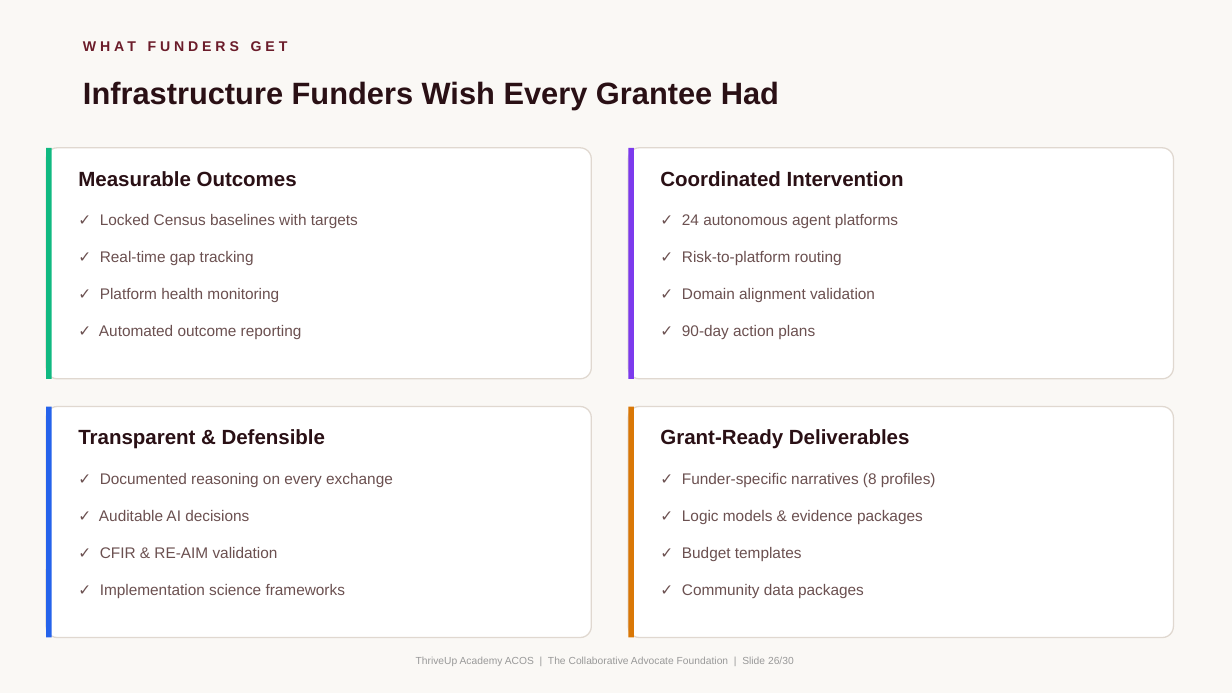
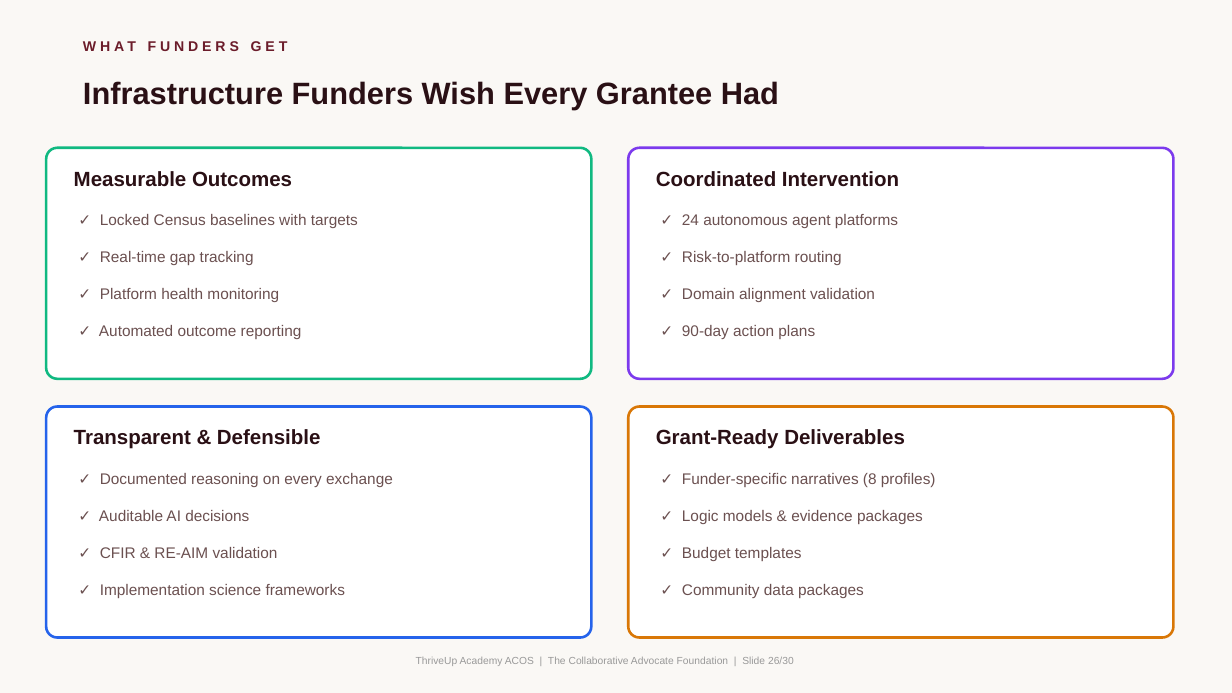
Before and after one commit to mrterryflood-ui/Thriveup, a slide deck: slide 26 of ThriveUp_ACOS_Complete_Briefing.pptx. Drawn at 1232x693 pixels with LibreOffice and Linux fonts; fonts in the diff are those of the drawing. Boxes give left, top, right and bottom in pixels: in the first picture for what was removed or moved away, otherwise in the second. Text is boxed around its words. In the diff, an @@ line names an element or a change of style, - is before the commit and + after.

```diff
--- a/ThriveUp_ACOS_Complete_Briefing.pptx
+++ b/ThriveUp_ACOS_Complete_Briefing.pptx
@@ rounded rectangle at [46,148,592,379]: outline #E0D8D0 1 pt to #10B981 2 pt @@
@@ rectangle removed at [46,148,52,379] @@
@@ rounded rectangle at [628,148,1174,379]: outline #E0D8D0 1 pt to #7C3AED 2 pt @@
@@ rectangle removed at [628,148,634,379] @@
@@ text "Measurable Outcomes": place and size @@
-text "Measurable Outcomes" at [78,171,297,187]
+text "Measurable Outcomes" at [74,171,292,187]
@@ text "Coordinated Intervention": place and size @@
-text "Coordinated Intervention" at [660,171,904,187]
+text "Coordinated Intervention" at [656,171,899,187]
@@ rounded rectangle at [46,407,592,638]: outline #E0D8D0 1 pt to #2563EB 2 pt @@
@@ rectangle removed at [46,407,52,638] @@
@@ text "Transparent & Defensible": place and size @@
-text "Transparent & Defensible" at [78,429,325,449]
+text "Transparent & Defensible" at [74,429,320,449]
@@ rounded rectangle at [628,407,1174,638]: outline #E0D8D0 1 pt to #D97706 2 pt @@
@@ rectangle removed at [628,407,634,638] @@
@@ text "Grant-Ready Deliverables": place and size @@
-text "Grant-Ready Deliverables" at [660,429,910,449]
+text "Grant-Ready Deliverables" at [656,429,905,449]
```
Also in this commit, not shown: 16 other slides changed, 3 other files.
